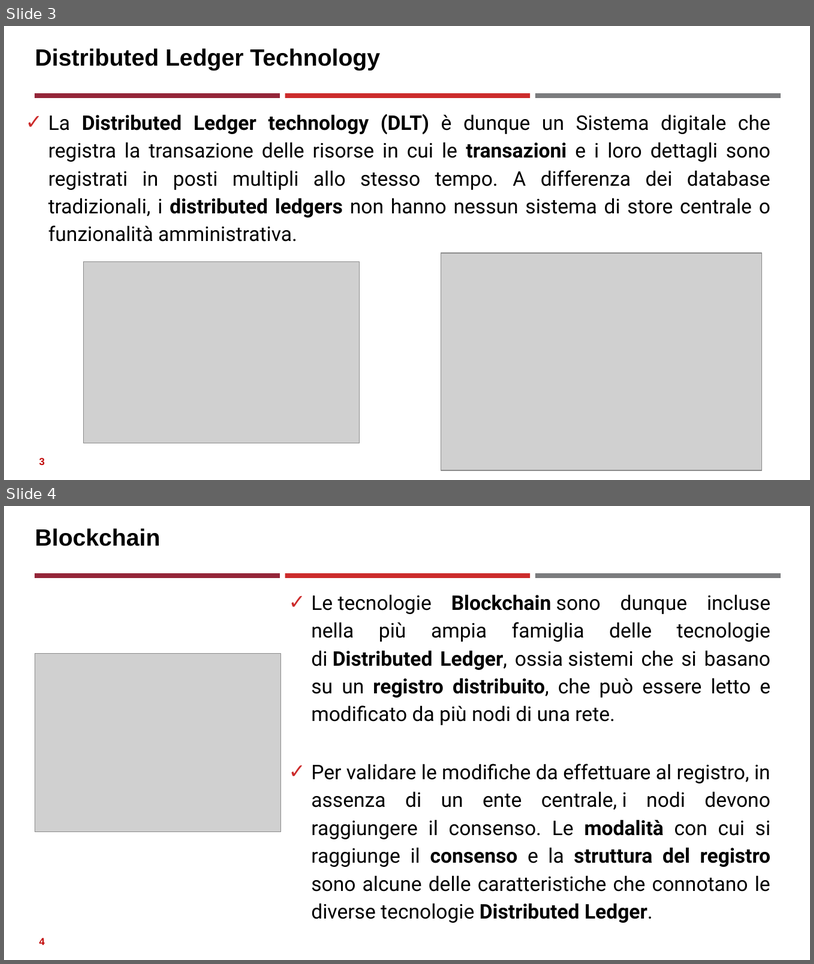
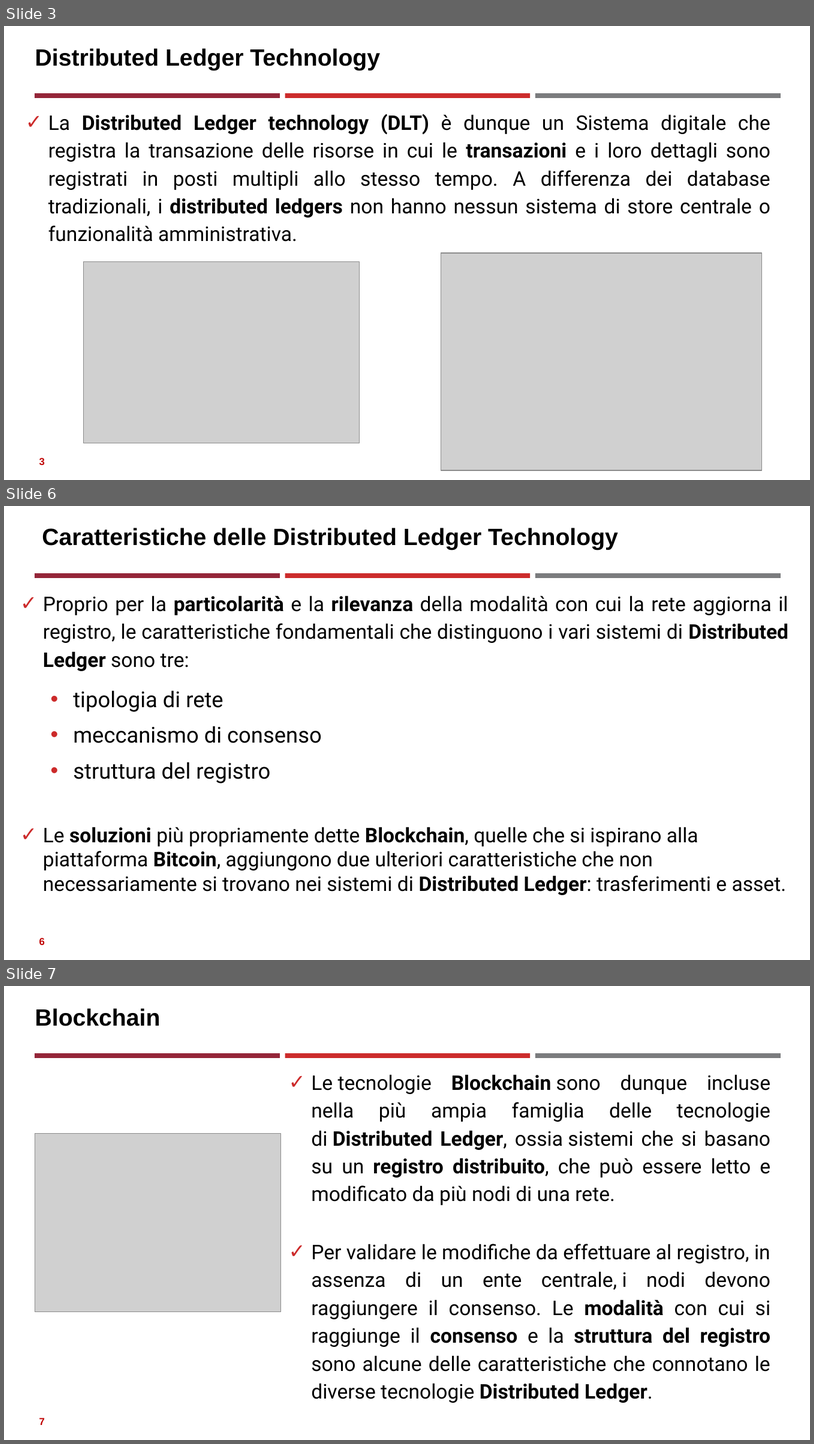
Before and after one commit to neural1977/data_science_interview_material, a slide deck: Assicurazioni/Distributed Ledger Technology_ita.pptx. Shown one above the other, each under a label of ours: slides 3 and 4 before the commit, slides 3, 6 and 7 after it; the slides between them are not shown. The pictures are 814x964 and 814x1444 pixels, drawn with LibreOffice and Linux fonts; fonts in the diff are those of the drawing; grey boxes stand for pictures. Boxes give left, top, right and bottom in pixels: in the first picture for what was removed or moved away, otherwise in the second. Text is boxed around its words. In the diff, an @@ line names an element or a change of style, - is before the commit and + after.

```diff
--- a/Assicurazioni/Distributed Ledger Technology_ita.pptx
+++ b/Assicurazioni/Distributed Ledger Technology_ita.pptx
@@ slide 6 added at (4,506,810,960), background #FFFFFF; not listed: 3 template elements that a slide beside it also shows @@
@@ title added at (42,528,618,550), 28 pt, text #000000, bold @@
+Caratteristiche delle Distributed Ledger Technology
@@ text added at (43,595,789,895), 24 pt, text #000000 @@
+✓ Proprio per la particolarità e la rilevanza della modalità con cui la rete aggiorna il registro, le caratteristiche fondamentali che distinguono i vari sistemi di Distributed Ledger sono tre:
+  • tipologia di rete
+  • meccanismo di consenso
+  • struttura del registro
+✓ Le soluzioni più propriamente dette Blockchain, quelle che si ispirano alla piattaforma Bitcoin, aggiungono due ulteriori caratteristiche che non necessariamente si trovano nei sistemi di Distributed Ledger: trasferimenti e asset.
@@ page number added at (39,937,45,945), 12 pt, text #C00000, bold @@
+6
@@ what was slide 4 is now slide 7 @@
@@ page number at (39,1417,45,1425): text changed @@
-4
+7
```
Also in this commit, not shown: 1 slide changed, 2 other slides added, 1 other file.
